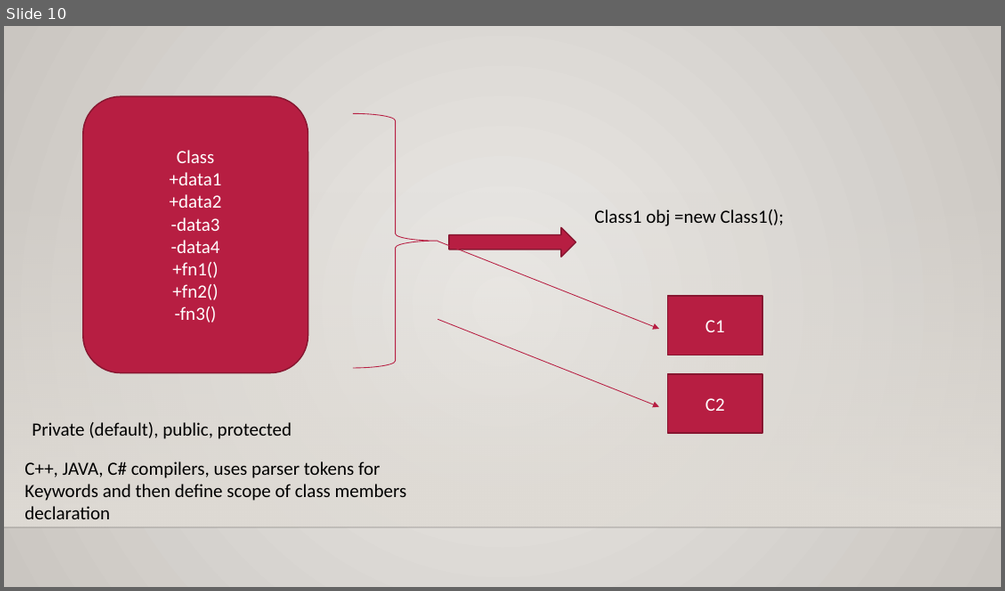
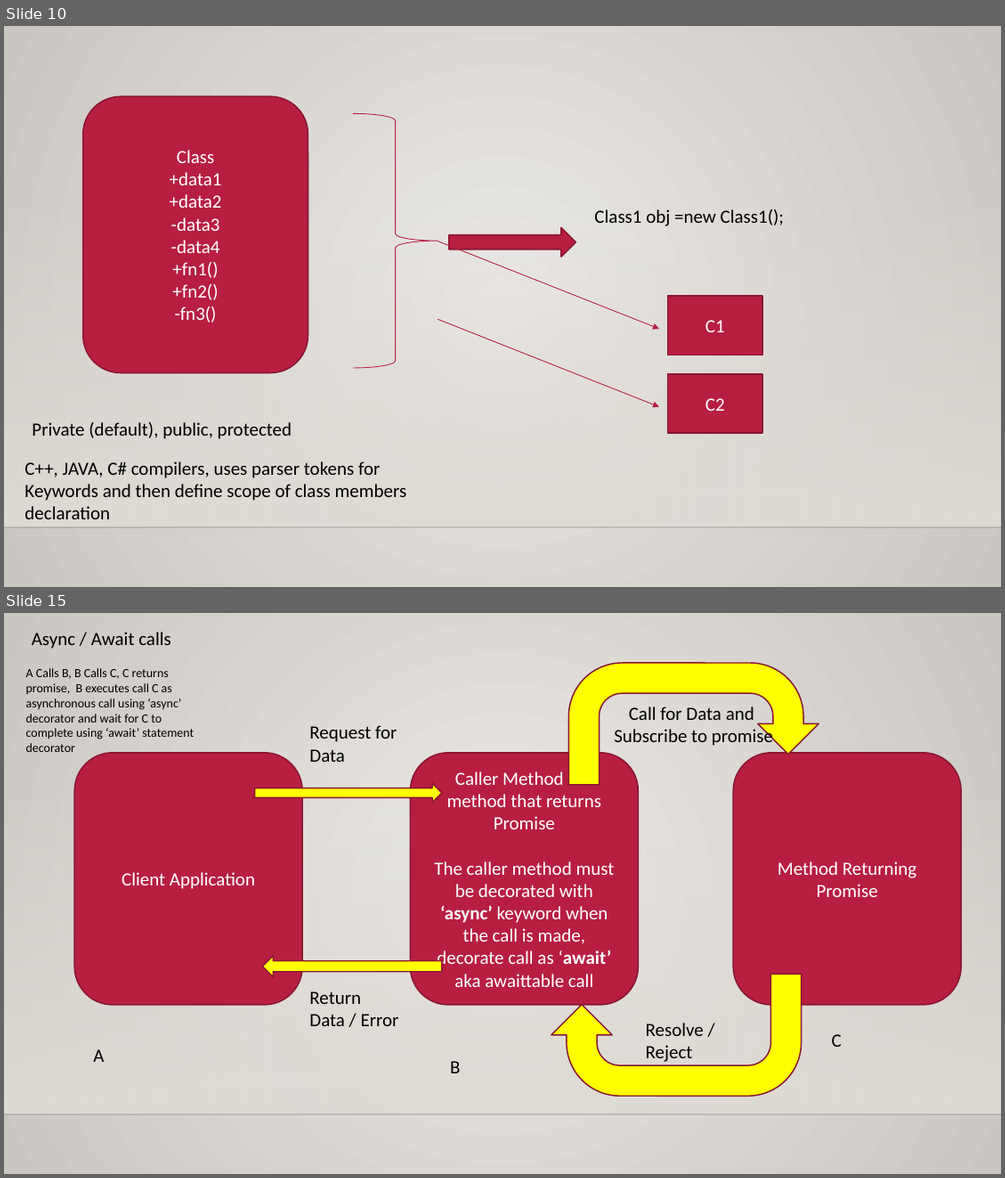
Before and after one commit to maheshsabnis/blazejan2021, a slide deck: Training_Notes_PPTs.pptx. Shown one above the other, each under a label of ours: slide 10 before the commit, slides 10 and 15 after it; the slides between them are not shown. The pictures are 1005x591 and 1005x1178 pixels, drawn with LibreOffice and Linux fonts; fonts in the diff are those of the drawing; background and template pictures are left out. Boxes give left, top, right and bottom in pixels: in the first picture for what was removed or moved away, otherwise in the second. Text is boxed around its words. In the diff, an @@ line names an element or a change of style, - is before the commit and + after.

```diff
--- a/Training_Notes_PPTs.pptx
+++ b/Training_Notes_PPTs.pptx
@@ slide 15 added at (4, 613, 1001, 1174), background gradient #ECEAE7 to #CAC7C1; not listed: 2 template elements that a slide beside it also shows @@
@@ text added at (32, 632, 171, 649), 18 pt, text #000000 @@
+Async / Await calls
@@ uturn arrow added at (568, 663, 818, 785), fill #FFFF00, outline #871631 1.25 pt, 18 pt, text #000000 @@
+Call for Data and
+Subscribe to promise
@@ text added at (26, 668, 194, 752), 12 pt, text #000000 @@
+A Calls B, B Calls C, C returns promise, B executes call C as asynchronous call using ‘async’ decorator and wait for C to complete using ‘await’ statement decorator
@@ text added at (309, 725, 396, 762), 18 pt, text #000000 @@
+Request for Data
@@ rounded rectangle added at (74, 753, 302, 1005), fill #B71E42, outline #871631 1.25 pt, 18 pt, text #FFFFFF @@
+Client Application
@@ rounded rectangle added at (410, 753, 638, 1005), fill #B71E42, outline #871631 1.25 pt, 18 pt, text #FFFFFF @@
+Caller Method call method that returns Promise
+The caller method must be decorated with ‘async’ keyword when the call is made, decorate call as ‘await’ aka awaittable call
@@ rounded rectangle added at (733, 753, 961, 1005), fill #B71E42, outline #871631 1.25 pt, 18 pt, text #FFFFFF @@
+Method Returning Promise
@@ right arrow added at (254, 784, 442, 803), fill #FFFF00, outline #871631 1.25 pt @@
@@ left arrow added at (263, 956, 442, 977), fill #FFFF00, outline #871631 1.25 pt @@
@@ uturn arrow added at (551, 974, 801, 1096), fill #FFFF00, outline #871631 1.25 pt @@
@@ text added at (309, 991, 399, 1026), 18 pt, text #000000 @@
+Return Data / Error
@@ text added at (646, 1022, 704, 1062), 18 pt, text #000000 @@
+Resolve / Reject
@@ text added at (832, 1034, 841, 1046), 18 pt, text #000000 @@
+C
@@ text added at (93, 1049, 104, 1062), 18 pt, text #000000 @@
+A
@@ text added at (450, 1061, 460, 1073), 18 pt, text #000000 @@
+B
```
Also in this commit, not shown: 1 slide changed, 3 other slides added, 14 other files.
